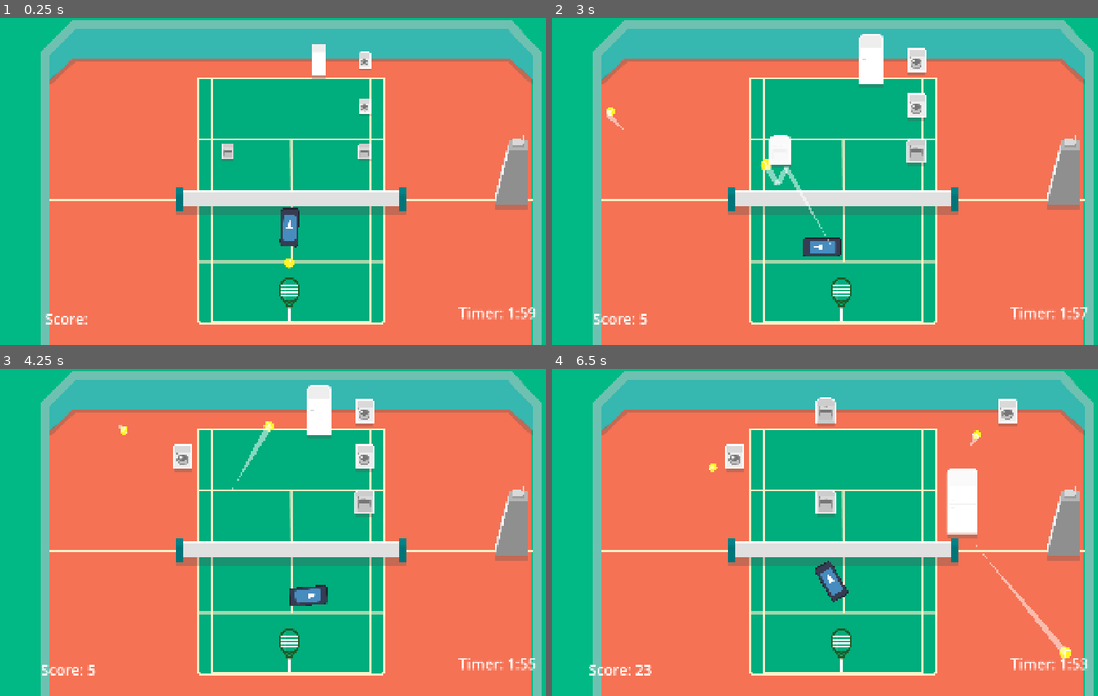
Above: before the commit, frames 1-4 (two rows, left to right).
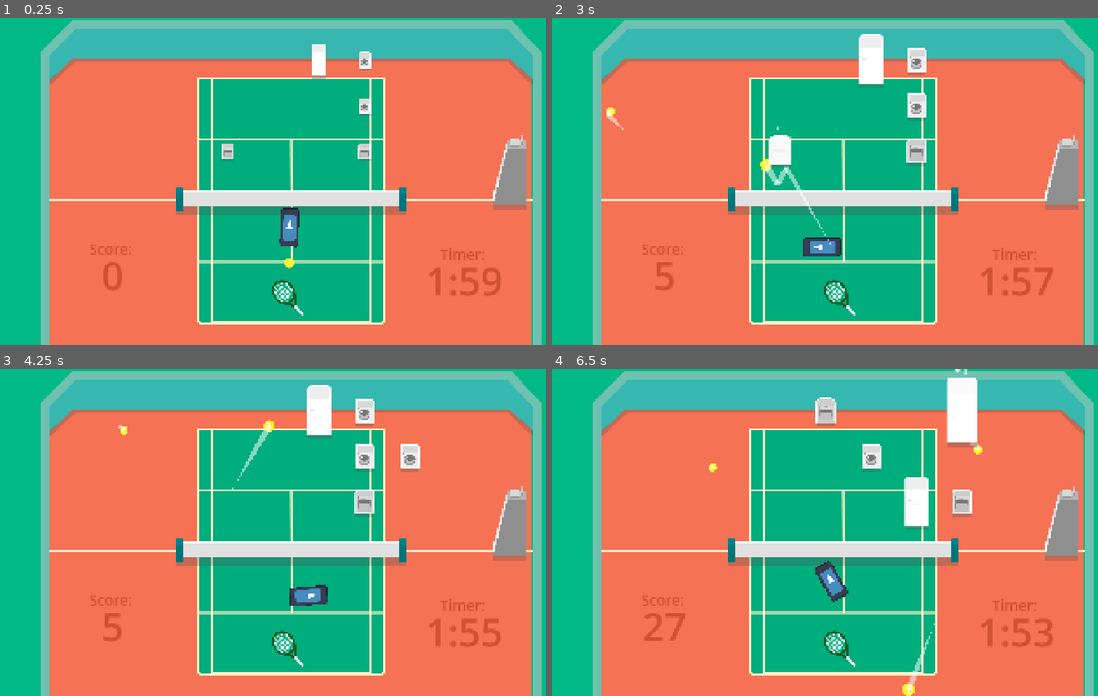
Above: after the commit, the same moments.

Repository: VeryKoolGames/ace_electromenager
Game: Godot game, scene res://Assets/Scenes/Main/main.tscn
Two runs of this game, one before a commit and one after it. Both use one fixed random seed, a clock stepped at 60 frames per second and the inputs below. The engine's default icon, where the game draws it, is replaced by a stand-in: a white triangle on a blue panel in a dark square.
Inputs (mouse positions are in pixels of both pictures, inside the frame that each line leads up to):
- Up to frame 1 (0.25 s): no input
- Up to frame 2 (3 s): move the mouse to (972, 165) at 0.52 s; press the mouse at (972, 165) at 0.53 s; move the mouse to (726, 197) at 1.27 s; release the mouse at (726, 197) at 1.28 s; click (726, 197) at 1.35 s; move the mouse to (901, 109) at 2.02 s; press the mouse at (901, 109) at 2.03 s; move the mouse to (814, 246) at 2.77 s; release the mouse at (814, 246) at 2.78 s; click (814, 246) at 2.85 s
- Up to frame 3 (4.25 s): move the mouse to (464, 581) at 3.52 s; press the mouse at (464, 581) at 3.53 s
- Up to frame 4 (6.5 s): move the mouse to (666, 483) at 4.27 s; release the mouse at (666, 483) at 4.28 s; click (666, 483) at 4.35 s; move the mouse to (874, 532) at 5.02 s; press the mouse at (874, 532) at 5.03 s; move the mouse to (754, 450) at 5.77 s; release the mouse at (754, 450) at 5.78 s; click (754, 450) at 5.85 s

The runs differ from the first frame. In frame 1, 1.6% of the frame differs, in the area x 8-99%, y 35-94%; in frame 2, 1.5%; in frame 3, 2.2%; in frame 4, 6.5%, in the area x 6-99%, y 0-100%.

Commit message:
add ui on text and cleaned score and timer

Diff:
--- /dev/null
+++ b/Assets/Scenes/Components/ui_score_update_component.tscn
@@ -0,0 +1,27 @@
+[gd_scene load_steps=2 format=3 uid="uid://kdl6ju7vpr6x"]
+
+[ext_resource type="Script" uid="uid://clukwyfdnwbh3" path="res://Assets/Scripts/Components/ui_score_update_component.gd" id="1_0jutu"]
+
+[node name="UIScoreUpdateComponent" type="Control"]
+visible = false
+custom_minimum_size = Vector2(100, 100)
+layout_mode = 3
+anchors_preset = 0
+offset_left = -51.0
+offset_top = -163.0
+offset_right = 49.0
+offset_bottom = -63.0
+pivot_offset = Vector2(50, 50)
+script = ExtResource("1_0jutu")
+
+[node name="Label" type="Label" parent="."]
+layout_mode = 1
+anchors_preset = 15
+anchor_right = 1.0
+anchor_bottom = 1.0
+grow_horizontal = 2
+grow_vertical = 2
+theme_override_font_sizes/font_size = 32
+text = "+ 5"
+horizontal_alignment = 1
+vertical_alignment = 1
--- a/Assets/Scenes/Machines/dishwasher.tscn
+++ b/Assets/Scenes/Machines/dishwasher.tscn
@@ -1,8 +1,9 @@
-[gd_scene load_steps=6 format=3 uid="uid://b2vs8ovpc1ykl"]
+[gd_scene load_steps=7 format=3 uid="uid://b2vs8ovpc1ykl"]
 
 [ext_resource type="Script" uid="uid://dp006q620j8hm" path="res://Assets/Scripts/Machines/machine.gd" id="1_dc80v"]
 [ext_resource type="Shader" uid="uid://bvufbg801hrf6" path="res://Assets/Shaders/turn_white.gdshader" id="2_fmy74"]
 [ext_resource type="Texture2D" uid="uid://dogkxx71lwepq" path="res://Assets/sprites/Group 146.png" id="3_dc80v"]
+[ext_resource type="PackedScene" uid="uid://kdl6ju7vpr6x" path="res://Assets/Scenes/Components/ui_score_update_component.tscn" id="4_fmy74"]
 
 [sub_resource type="ShaderMaterial" id="ShaderMaterial_fmy74"]
 resource_local_to_scene = true
@@ -27,3 +28,7 @@
 [node name="CollisionShape2D" type="CollisionShape2D" parent="StaticBody2D"]
 position = Vector2(0.5, -4.5)
 shape = SubResource("RectangleShape2D_6e0xt")
+
+[node name="UIScoreUpdateComponent" parent="." instance=ExtResource("4_fmy74")]
+offset_top = -119.0
+offset_bottom = -19.0
--- a/Assets/Scenes/Machines/fridge.tscn
+++ b/Assets/Scenes/Machines/fridge.tscn
@@ -1,8 +1,9 @@
-[gd_scene load_steps=6 format=3 uid="uid://jpu8tq6f64pl"]
+[gd_scene load_steps=7 format=3 uid="uid://jpu8tq6f64pl"]
 
 [ext_resource type="Script" uid="uid://dp006q620j8hm" path="res://Assets/Scripts/Machines/machine.gd" id="1_xnqy7"]
 [ext_resource type="Shader" uid="uid://bvufbg801hrf6" path="res://Assets/Shaders/turn_white.gdshader" id="2_rp12w"]
 [ext_resource type="Texture2D" uid="uid://dg0ukne5ouo0v" path="res://Assets/sprites/Group 145.png" id="3_xnqy7"]
+[ext_resource type="PackedScene" uid="uid://kdl6ju7vpr6x" path="res://Assets/Scenes/Components/ui_score_update_component.tscn" id="4_rp12w"]
 
 [sub_resource type="ShaderMaterial" id="ShaderMaterial_xnqy7"]
 resource_local_to_scene = true
@@ -27,3 +28,7 @@
 [node name="CollisionShape2D" type="CollisionShape2D" parent="StaticBody2D"]
 position = Vector2(0, -4.5)
 shape = SubResource("RectangleShape2D_6e0xt")
+
+[node name="UIScoreUpdateComponent" parent="." instance=ExtResource("4_rp12w")]
+offset_top = -158.0
+offset_bottom = -58.0
--- a/Assets/Scenes/Machines/washing_machine.tscn
+++ b/Assets/Scenes/Machines/washing_machine.tscn
@@ -1,8 +1,9 @@
-[gd_scene load_steps=6 format=3 uid="uid://d1ysdhtre3o3c"]
+[gd_scene load_steps=7 format=3 uid="uid://d1ysdhtre3o3c"]
 
 [ext_resource type="Script" uid="uid://dp006q620j8hm" path="res://Assets/Scripts/Machines/machine.gd" id="1_cel1a"]
 [ext_resource type="Texture2D" uid="uid://r4narwpo7eac" path="res://Assets/sprites/Group 131.png" id="2_cel1a"]
 [ext_resource type="Shader" uid="uid://bvufbg801hrf6" path="res://Assets/Shaders/turn_white.gdshader" id="2_wqhpu"]
+[ext_resource type="PackedScene" uid="uid://kdl6ju7vpr6x" path="res://Assets/Scenes/Components/ui_score_update_component.tscn" id="4_xxf2o"]
 
 [sub_resource type="ShaderMaterial" id="ShaderMaterial_ww8f6"]
 resource_local_to_scene = true
@@ -27,3 +28,7 @@
 [node name="CollisionShape2D" type="CollisionShape2D" parent="StaticBody2D"]
 position = Vector2(0.5, -4.5)
 shape = SubResource("RectangleShape2D_6e0xt")
+
+[node name="UIScoreUpdateComponent" parent="." instance=ExtResource("4_xxf2o")]
+offset_top = -120.0
+offset_bottom = -20.0
--- a/Assets/Scenes/Main/main.tscn
+++ b/Assets/Scenes/Main/main.tscn
@@ -81,22 +81,6 @@
 pivot_offset = Vector2(1653.5, 1179)
 texture = ExtResource("2_32s5x")
 
-[node name="Chair" type="TextureRect" parent="Decors"]
-layout_mode = 1
-anchors_preset = 15
-anchor_right = 1.0
-anchor_bottom = 1.0
-offset_left = 1563.0
-offset_top = 263.0
-offset_right = -140.0
-offset_bottom = -327.0
-grow_horizontal = 2
-grow_vertical = 2
-scale = Vector2(0.5, 0.5)
-pivot_offset = Vector2(137, 245)
-texture = ExtResource("3_fd4wd")
-stretch_mode = 2
-
 [node name="Player" parent="." instance=ExtResource("1_amwe0")]
 position = Vector2(954, 912)
 
@@ -128,15 +112,33 @@
 [node name="ScoreManager" type="Node" parent="Score"]
 script = ExtResource("3_tmbkf")
 
+[node name="ScoreLabel2" type="Label" parent="Score/ScoreManager"]
+anchors_preset = 2
+anchor_top = 1.0
+anchor_bottom = 1.0
+offset_left = 146.0
+offset_top = -406.0
+offset_right = 596.0
+offset_bottom = -231.0
+grow_vertical = 0
+theme_override_colors/font_color = Color(0.815686, 0.313726, 0.196078, 1)
+theme_override_font_sizes/font_size = 48
+text = "Score: "
+horizontal_alignment = 1
+vertical_alignment = 1
+
 [node name="ScoreLabel" type="Label" parent="Score/ScoreManager"]
 anchors_preset = 2
 anchor_top = 1.0
 anchor_bottom = 1.0
-offset_top = -175.0
-offset_right = 450.0
-grow_vertical = 0
-theme_override_font_sizes/font_size = 48
-text = "Score: "
+offset_left = 146.0
+offset_top = -319.0
+offset_right = 596.0
+offset_bottom = -144.0
+grow_vertical = 0
+theme_override_colors/font_color = Color(0.815686, 0.313726, 0.196078, 1)
+theme_override_font_sizes/font_size = 128
+text = "0"
 horizontal_alignment = 1
 vertical_alignment = 1
 
@@ -158,12 +160,31 @@
 anchor_top = 1.0
 anchor_right = 1.0
 anchor_bottom = 1.0
-offset_left = -441.0
-offset_top = -213.0
-offset_right = -117.0
-offset_bottom = -2.0
+offset_left = -552.0
+offset_top = -319.0
+offset_right = -225.0
+offset_bottom = -108.0
 grow_horizontal = 0
 grow_vertical = 0
+theme_override_colors/font_color = Color(0.815686, 0.313726, 0.196078, 1)
+theme_override_font_sizes/font_size = 128
+text = "02:00"
+horizontal_alignment = 1
+vertical_alignment = 1
+
+[node name="Label2" type="Label" parent="GameTimer/GameTimerManager"]
+anchors_preset = 3
+anchor_left = 1.0
+anchor_top = 1.0
+anchor_right = 1.0
+anchor_bottom = 1.0
+offset_left = -549.0
+offset_top = -406.0
+offset_right = -225.0
+offset_bottom = -195.0
+grow_horizontal = 0
+grow_vertical = 0
+theme_override_colors/font_color = Color(0.815686, 0.313726, 0.196078, 1)
 theme_override_font_sizes/font_size = 48
 text = "Timer: "
 horizontal_alignment = 1
@@ -205,3 +226,16 @@
 offset_right = 410.0
 offset_bottom = 636.0
 theme_override_constants/separation = 20
+
+[node name="RefChair" type="Node2D" parent="."]
+position = Vector2(1680, 507)
+
+[node name="Sprite2D" type="Sprite2D" parent="RefChair"]
+scale = Vector2(0.5, 0.5)
+texture = ExtResource("3_fd4wd")
+
+[node name="StaticBody2D" type="StaticBody2D" parent="RefChair"]
+
+[node name="CollisionPolygon2D" type="CollisionPolygon2D" parent="RefChair/StaticBody2D"]
+position = Vector2(0.5, 28)
+polygon = PackedVector2Array(-52.5, 79, -6.5, -102, 50.5, -101, 51.5, 82)
--- a/Assets/Scenes/Player/player.tscn
+++ b/Assets/Scenes/Player/player.tscn
@@ -12,6 +12,7 @@
 
 [node name="Sprite2D" type="Sprite2D" parent="."]
 position = Vector2(0, 15)
+rotation = -0.698132
 scale = Vector2(0.5, 0.5)
 texture = ExtResource("2_wp0h6")
 
--- a/Assets/Scripts/Ball/ball.gd
+++ b/Assets/Scripts/Ball/ball.gd
@@ -21,7 +21,7 @@
 
 # Dynamic scaling properties
 @export var base_scale: Vector2 = Vector2.ONE
-@export var max_scale_multiplier: float = 1.2
+@export var max_scale_multiplier: float = 1.3
 @export var min_scale_multiplier: float = 0.8
 @export var scale_speed_threshold: float = 2000.0
 @export var scale_lerp_speed: float = 8.0
--- /dev/null
+++ b/Assets/Scripts/Components/ui_score_update_component.gd
@@ -0,0 +1,13 @@
+extends Control
+
+@onready var label: Label = $Label
+
+func show_score(score_value: int) -> void:
+	label.text = "+" + str(score_value)
+	scale_on_spawn()
+
+func scale_on_spawn() -> void:
+	scale = Vector2.ZERO
+	show()
+	var tween = create_tween()
+	tween.tween_property(self, "scale", Vector2.ONE, 0.1)
--- a/Assets/Scripts/Machines/machine.gd
+++ b/Assets/Scripts/Machines/machine.gd
@@ -5,6 +5,7 @@
 @export var sprite: Sprite2D
 @export var score_value := 0
 @onready var static_body = $StaticBody2D
+@onready var score_update_ui_component = $UIScoreUpdateComponent
 
 func _enter_tree() -> void:
 	var target_scale = scale
@@ -20,6 +21,7 @@
 
 	switch_texture_to_white()
 	scale_up_and_down()
+	show_score_ui()
 	Events.on_player_scored.emit(score_value)
 	Events.on_machine_repaired.emit(self)
 
@@ -32,3 +34,6 @@
 	tween.tween_property(self, "scale", scale + Vector2(0.3, 0.3), 0.1)
 	tween.tween_property(self, "scale", Vector2.ONE, 0.1).set_delay(0.2)
 	tween.tween_callback(func(): self.queue_free())
+
+func show_score_ui() -> void:
+	score_update_ui_component.show_score(score_value)
--- a/Assets/Scripts/Managers/game_timer_manager.gd
+++ b/Assets/Scripts/Managers/game_timer_manager.gd
@@ -8,7 +8,7 @@
 	start_timer()
 
 func _process(delta: float) -> void:
-	timer_label.text = "Timer: " + time_to_minutes_secs(game_timer.time_left)
+	timer_label.text = time_to_minutes_secs(game_timer.time_left)
 
 func start_timer() -> void:
 	game_timer.start()
--- a/Assets/Scripts/Managers/machine_spawn_manager.gd
+++ b/Assets/Scripts/Managers/machine_spawn_manager.gd
@@ -9,6 +9,7 @@
 @onready var power_up_cooldown: Timer = $PowerUpCooldown
 @export var power_ups: Array[PackedScene]
 
+var has_game_ended := false
 var grid_positions: Dictionary = {}
 
 func _ready() -> void:
@@ -16,9 +17,13 @@
 	power_up_cooldown.timeout.connect(spawn_power_up)
 	Events.on_machine_repaired.connect(replace_machine)
 	Events.on_power_up_gathered.connect(remove_power_up)
+	Events.on_game_timer_ended.connect(on_game_ended)
 	_get_spawn_area()
 	generate_grid()
 	spawn_machines(5)
+
+func on_game_ended() -> void:
+	has_game_ended = true
 
 func _get_spawn_area() -> void:
 	var local_rect = spawn_shape.shape.get_rect()
@@ -40,24 +45,28 @@
 			)
 			grid_positions[pos] = null
 
-func spawn_machine() -> bool:
+func spawn_machine() -> void:
+	if has_game_ended:
+		return
 	var empty_positions = get_empty_positions()
 	if empty_positions.is_empty():
-		return false
+		return
 
 	var pos = empty_positions[randi() % empty_positions.size()]
 	spawn_machine_at(pos)
-	return true
+	return
 
-func spawn_power_up() -> bool:
+func spawn_power_up() -> void:
+	if has_game_ended:
+		return
 	var empty_positions = get_empty_positions()
 	if empty_positions.is_empty():
-		return false
+		return
 
 	var pos = empty_positions[randi() % empty_positions.size()]
 	spawn_power_up_at(pos)
 	power_up_cooldown.start(randf_range(5, 10))
-	return true
+	return
 
 func spawn_machines(machine_count: int):
 	var empty_positions = get_empty_positions()
@@ -74,12 +83,12 @@
 	return empty
 
 func replace_machine(machine: Node):
+	await get_tree().create_timer(randf_range(0.1, 0.5)).timeout
+	spawn_machine()
 	for pos in grid_positions:
 		if grid_positions[pos] == machine:
 			grid_positions[pos] = null
 			break
-	await get_tree().create_timer(randf_range(0.1, 0.5)).timeout
-	spawn_machine()
 
 func remove_power_up(power_up: ResPowerUp):
 	var node_to_remove = power_up.node
--- a/Assets/Scripts/Managers/score_manager.gd
+++ b/Assets/Scripts/Managers/score_manager.gd
@@ -9,4 +9,4 @@
 
 func on_score_received(score_value: int) -> void:
 	current_score += score_value
-	score_label.text = "Score: " + str(current_score)
+	score_label.text = str(current_score)
Not shown, added: Assets/Scripts/Components/ui_score_update_component.gd.uid
Not shown, changed: export_presets.cfg
